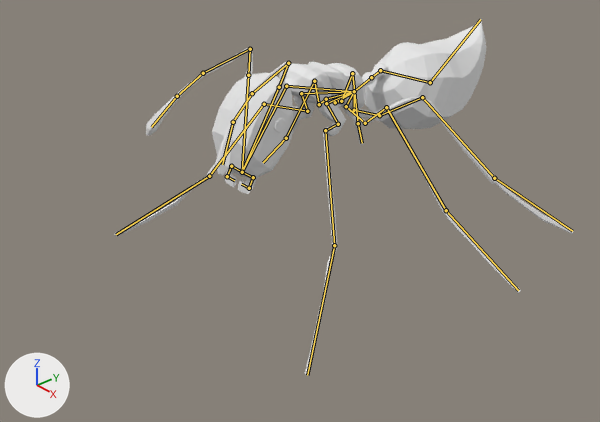
Renders of the Blender file Assets/Objects/Characters/Ant_01/Ant_01.blend from each side of a commit.
Rendered twice from a 50 mm camera at (0.955, -0.958, 0.755) aimed at (0.012, -0.146, 0.108). Every picture has the same lights, and +X, +Y and +Z are marked at lower left. The bones that bend it are drawn over the model as lines.
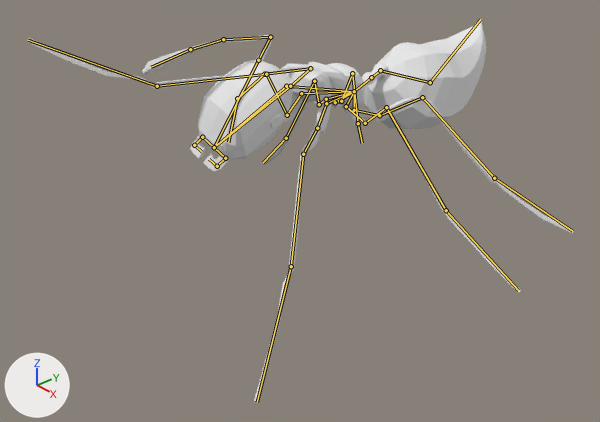
The newer file adds an action. The first version stands in its rest pose; the second is drawn at frame 15 of the action 'Attaack'.

Edits to the scene script, one JSON object a line:
```json
{"block": "bone_head", "where": "bone_head = bpy.data.objects['Armature'].pose.bones['Head']  # child of 'Spine'"}
{"op": "set", "path": "bone_head.rotation_quaternion", "old": "(1.0, 0.0, 0.0, 0.0)", "new": "(0.967, 0.191, -0.142, -0.087)", "note": "degrees (0, 0, 0) -> degrees (24, -14, -13)"}
{"block": "bone_left_antenna_02", "where": "bone_left_antenna_02 = bpy.data.objects['Armature'].pose.bones['Left_Antenna_02']  # child of 'Left_Antenna_01'"}
{"op": "set", "path": "bone_left_antenna_02.rotation_quaternion", "old": "(1.0, 0.0, 0.0, 0.0)", "new": "(0.897, -0.075, -0.417, -0.129)", "note": "degrees (0, 0, 0) -> degrees (-2, -50, -15)"}
{"block": "bone_left_antenna_03", "where": "bone_left_antenna_03 = bpy.data.objects['Armature'].pose.bones['Left_Antenna_03']  # child of 'Left_Antenna_02'"}
{"op": "set", "path": "bone_left_antenna_03.rotation_quaternion", "old": "(1.0, 0.0, 0.0, 0.0)", "new": "(0.945, -0.041, 0.196, 0.258)", "note": "degrees (0, 0, 0) -> degrees (2, 23, 31)"}
{"block": "bone_left_antenna_04", "where": "bone_left_antenna_04 = bpy.data.objects['Armature'].pose.bones['Left_Antenna_04']  # child of 'Left_Antenna_03'"}
{"op": "set", "path": "bone_left_antenna_04.rotation_quaternion", "old": "(1.0, 0.0, 0.0, 0.0)", "new": "(0.969, -0.053, 0.147, 0.192)", "note": "degrees (0, 0, 0) -> degrees (-3, 18, 22)"}
{"block": "bone_left_frontleg_01", "where": "bone_left_frontleg_01 = bpy.data.objects['Armature'].pose.bones['Left_FrontLeg_01']  # child of 'To_Left_FrontLeg'"}
{"op": "set", "path": "bone_left_frontleg_01.rotation_quaternion", "old": "(1.0, 0.0, 0.0, 0.0)", "new": "(0.843, -0.507, -0.087, -0.16)", "note": "degrees (0, 0, 0) -> degrees (-60, -18, -11)"}
{"block": "bone_left_frontleg_02", "where": "bone_left_frontleg_02 = bpy.data.objects['Armature'].pose.bones['Left_FrontLeg_02']  # child of 'Left_FrontLeg_01'"}
{"op": "set", "path": "bone_left_frontleg_02.rotation_quaternion", "old": "(1.0, 0.0, 0.0, 0.0)", "new": "(0.69, -0.616, 0.371, -0.082)", "note": "degrees (0, 0, 0) -> degrees (-92, 24, -39)"}
{"block": "bone_left_forntleg_03", "where": "bone_left_forntleg_03 = bpy.data.objects['Armature'].pose.bones['Left_ForntLeg_03']  # child of 'Left_FrontLeg_02'"}
{"op": "set", "path": "bone_left_forntleg_03.rotation_quaternion", "old": "(1.0, 0.0, 0.0, 0.0)", "new": "(0.925, 0.212, -0.184, -0.256)", "note": "degrees (0, 0, 0) -> degrees (30, -13, -35)"}
{"block": "bone_left_frontleg_04", "where": "bone_left_frontleg_04 = bpy.data.objects['Armature'].pose.bones['Left_FrontLeg_04']  # child of 'Left_ForntLeg_03'"}
{"op": "set", "path": "bone_left_frontleg_04.rotation_quaternion", "old": "(1.0, 0.0, 0.0, 0.0)", "new": "(0.991, -0.109, 0.066, 0.041)", "note": "degrees (0, 0, 0) -> degrees (-12, 8, 4)"}
{"block": "bone_right_frontleg_01", "where": "bone_right_frontleg_01 = bpy.data.objects['Armature'].pose.bones['Right_FrontLeg_01']  # child of 'To_Right_FrontLeg'"}
{"op": "set", "path": "bone_right_frontleg_01.rotation_quaternion", "old": "(1.0, 0.0, 0.0, 0.0)", "new": "(0.843, -0.507, 0.087, 0.16)", "note": "degrees (0, 0, 0) -> degrees (-60, 18, 11)"}
```

Changed parts and their boxes [x1, y1, x2, y2] in the pictures (600 x 422 px):
```json
{"object": "Cube", "change": "posed", "before": [114, 19, 573, 376], "after": [27, 19, 573, 403], "on screen": "19% wider, 8% taller"}
{"bone": "Head", "before": "(286, 86) to (242, 172)", "after": "(286, 86) to (214, 147)"}
{"bone": "Left_Antenna_02", "before": "(288, 63) to (252, 93)", "after": "(310, 68) to (264, 74)"}
{"bone": "Left_Antenna_03", "before": "(252, 93) to (233, 122)", "after": "(264, 74) to (237, 98)"}
{"bone": "Left_Antenna_04", "before": "(233, 122) to (222, 164)", "after": "(237, 98) to (228, 142)"}
{"bone": "Left_FrontLeg_01", "before": "(326, 103) to (338, 124)", "after": "(326, 103) to (317, 128)"}
{"bone": "Left_FrontLeg_02", "before": "(338, 124) to (325, 130)", "after": "(317, 128) to (303, 154)"}
{"bone": "Left_ForntLeg_03", "before": "(325, 130) to (334, 245)", "after": "(303, 154) to (291, 266)"}
{"bone": "Left_FrontLeg_04", "before": "(334, 245) to (307, 375)", "after": "(291, 266) to (257, 402)"}
{"bone": "Right_FrontLeg_01", "before": "(301, 93) to (307, 111)", "after": "(301, 93) to (287, 115)"}
```
